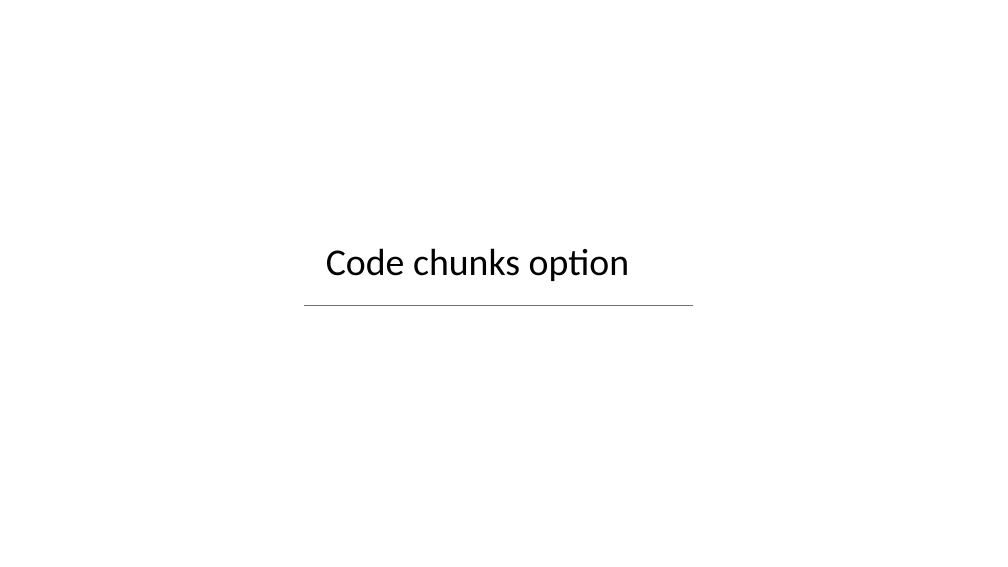
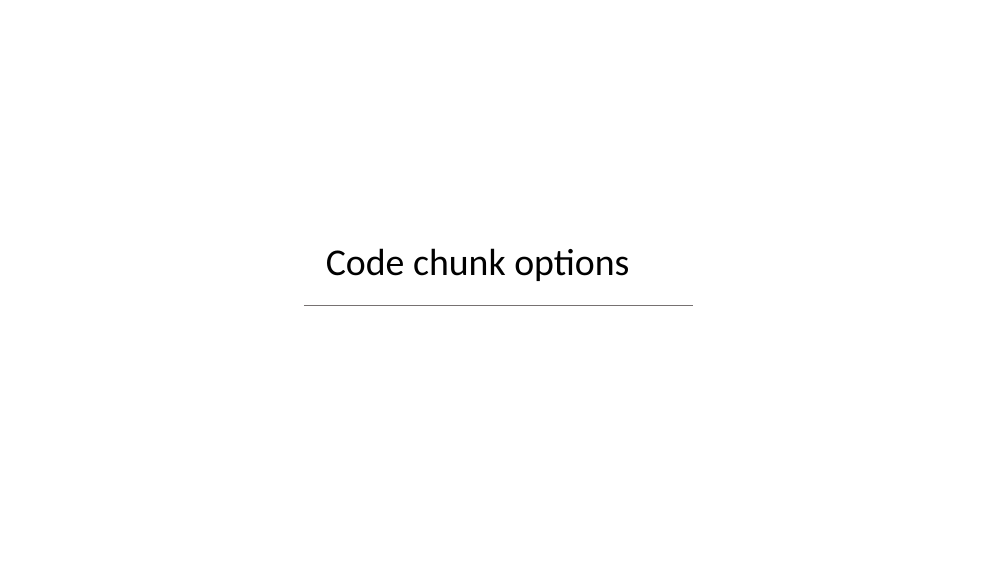
Before and after one commit to holtzy/Talk, a slide deck: slide 11 of 2018/Introduction_to_Rmarkdown.pptx. Drawn at 1008x567 pixels with LibreOffice and Linux fonts; fonts in the diff are those of the drawing; background and template pictures are left out. Boxes give left, top, right and bottom in pixels: in the first picture for what was removed or moved away, otherwise in the second. Text is boxed around its words. In the diff, an @@ line names an element or a change of style, - is before the commit and + after.

```diff
--- a/2018/Introduction_to_Rmarkdown.pptx
+++ b/2018/Introduction_to_Rmarkdown.pptx
@@ text at [326,248,629,281]: text changed @@
-Code chunks option
+Code chunk options
```
Also in this commit, not shown: 1 other slide changed, 2 other files.
